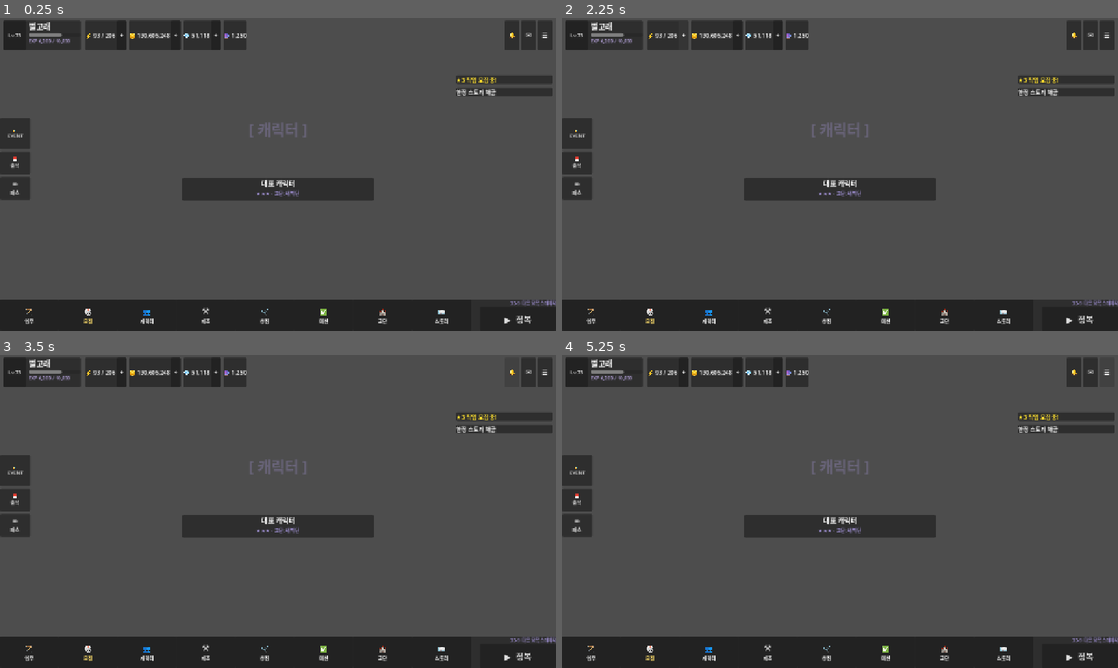
Above: before the commit, frames 1-4 (two rows, left to right).
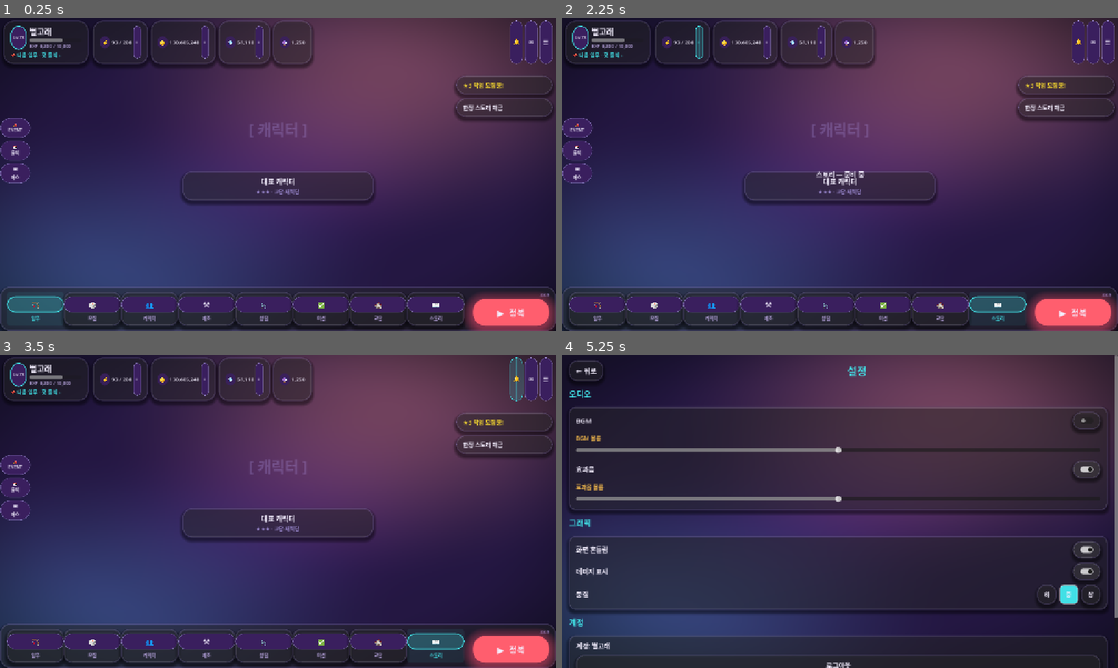
Above: after the commit, the same moments.

Repository: KADSA-OFFICIAL/Group-2
Game: Godot game, scene res://Boot.tscn
The game is run twice, just before and just after one commit, with the same random seed, the same clock (stepped at 60 frames per second) and the same inputs.
Inputs (mouse positions are in pixels of both pictures, inside the frame that each line leads up to; where the layout moved, square brackets give the same spot in the first picture):
- Up to frame 1 (0.25 s): no input
- Up to frame 2 (2.25 s): click (995, 309) [1001, 315] at 0.5 s; click (995, 309) [1001, 315] at 1.25 s; click "+" at 2 s
- Up to frame 3 (3.5 s): click "🔔" at 2.75 s
- Up to frame 4 (5.25 s): click "✉" at 3.5 s; click (584, 370) at 4.25 s, where only the run after the commit has a clickable "← 뒤로"; click "☰" at 5 s

The runs differ from the first frame. In frame 1, 86% of the frame differs, in the area x 0-100%, y 0-100%; in frame 2, 86%; in frame 3, 85%; in frame 4, 87%.
Error before the commit: Parse Error: Cannot pass a value of type "StringName" as "NodePath". (res://screens/main/main_screen.gd:215)

Commit message:
fix: get_node_or_null에 StringName 전달로 인한 파싱 에러 수정
main_screen.gd 215~221행에서 get_node_or_null(StringName(...))가
"argument should be NodePath but is StringName" 파싱 에러를 일으켜
main_screen.gd 전체가 컴파일 실패 → 메인 화면이 로드되지 않고
모든 버튼·아이콘 변경이 적용되지 않던 문제.

StringName("...") → 일반 문자열 리터럴로 변경.
Godot 4.6.3 헤드리스 실행으로 에러·경고 0건 검증 완료.

Co-Authored-By: Claude Opus 4.8 (1M context) <noreply@anthropic.com>

Diff:
--- a/screens/main/main_screen.gd
+++ b/screens/main/main_screen.gd
@@ -212,13 +212,13 @@
 			icon_lbl.custom_minimum_size = Vector2(22, 22)
 			icon_lbl.add_theme_stylebox_override("normal",
 				_make_circle_sb(Color(ThemeFactory.C_BG2, 0.9)))
-			var val_lbl := inner.get_node_or_null(StringName("StaminaValue")) as Label
+			var val_lbl := inner.get_node_or_null("StaminaValue") as Label
 			if val_lbl == null:
-				val_lbl = inner.get_node_or_null(StringName("GoldValue")) as Label
+				val_lbl = inner.get_node_or_null("GoldValue") as Label
 			if val_lbl == null:
-				val_lbl = inner.get_node_or_null(StringName("GemValue")) as Label
+				val_lbl = inner.get_node_or_null("GemValue") as Label
 			if val_lbl == null:
-				val_lbl = inner.get_node_or_null(StringName("TokenValue")) as Label
+				val_lbl = inner.get_node_or_null("TokenValue") as Label
 			if val_lbl != null:
 				val_lbl.add_theme_font_size_override("font_size", 12)
 			var plus_btn := inner.get_node_or_null("PlusButton") as Button
